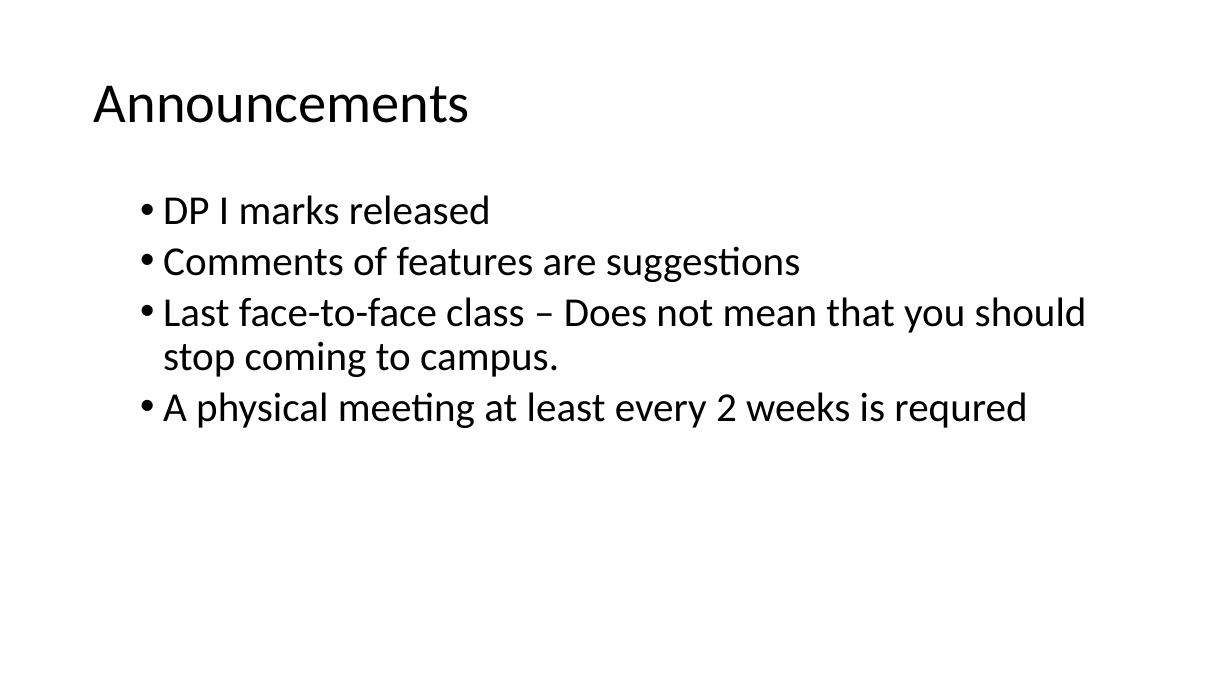
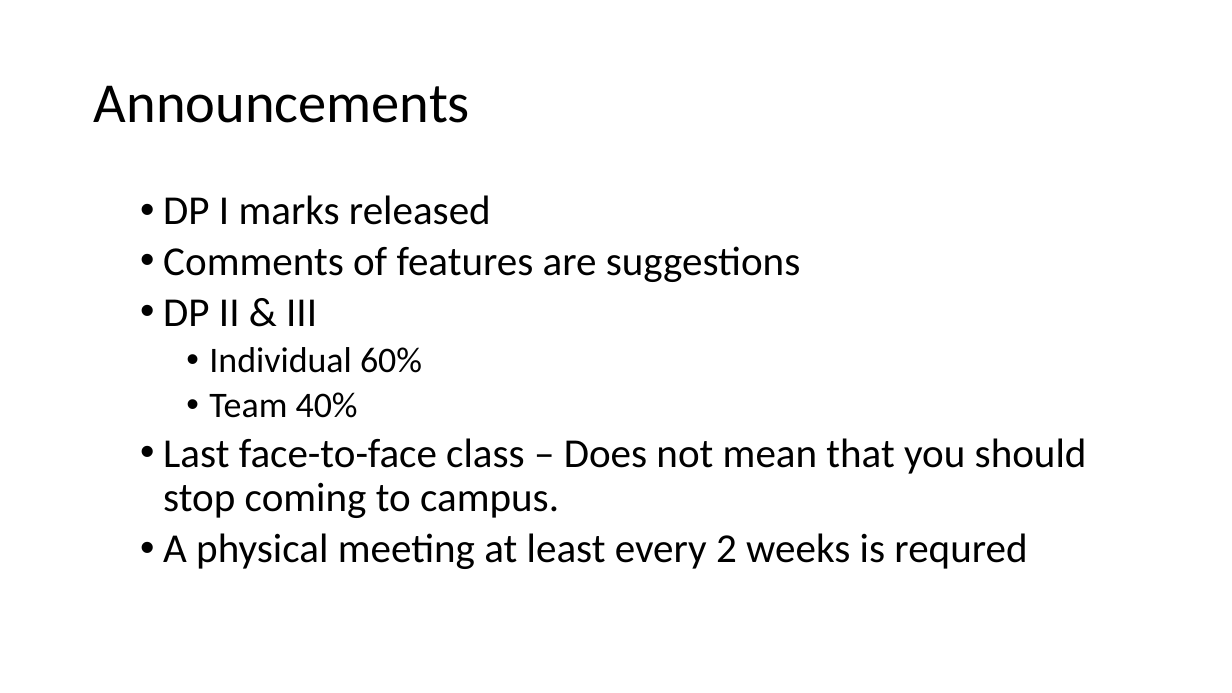
Before and after one commit to johnxu21/johnxu21.github.io, a slide deck: slide 2 of teaching/CS472/Timetable/Survey_Presentation.pptx. Drawn at 1232x693 pixels with LibreOffice and Linux fonts; fonts in the diff are those of the drawing. Boxes give left, top, right and bottom in pixels: in the first picture for what was removed or moved away, otherwise in the second. Text is boxed around its words. In the diff, an @@ line names an element or a change of style, - is before the commit and + after.

```diff
--- a/teaching/CS472/Timetable/Survey_Presentation.pptx
+++ b/teaching/CS472/Timetable/Survey_Presentation.pptx
@@ text at box(163, 299, 422, 418): paragraphs added @@
+  • DP II & III
+    • Individual 60%
+    • Team 40%
```
